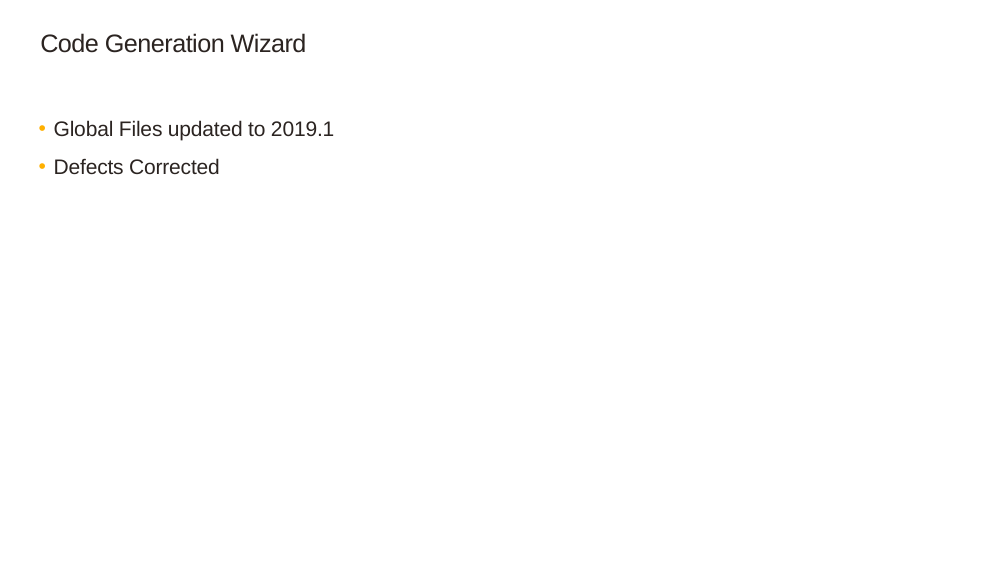
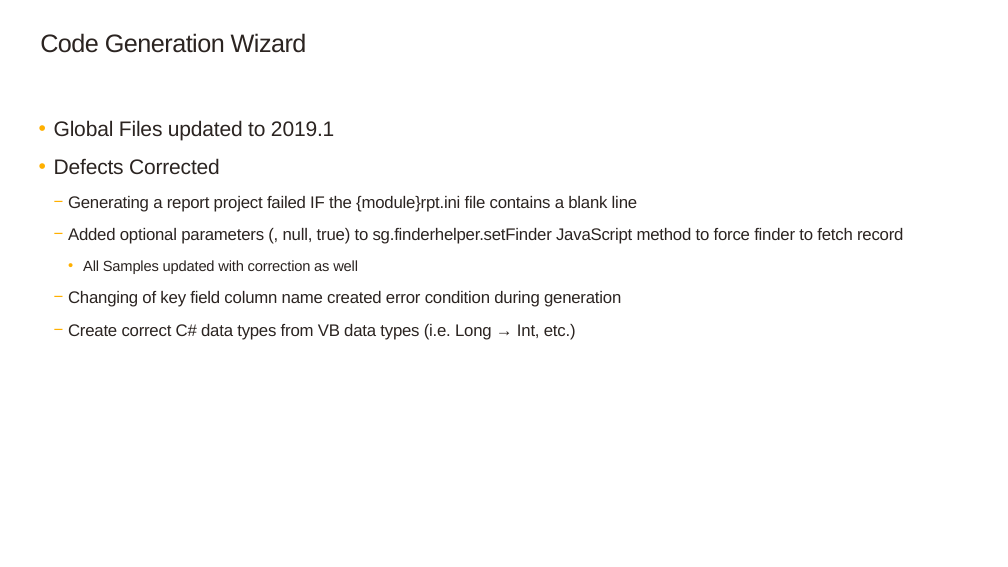
Before and after one commit to SageNADev/Sage300-SDK, a slide deck: slide 4 of docs/presentations/Sage300SDK_20191WebSDKOverview.pptx. Drawn at 1008x567 pixels with LibreOffice and Linux fonts; fonts in the diff are those of the drawing; background and template pictures are left out. Boxes give left, top, right and bottom in pixels: in the first picture for what was removed or moved away, otherwise in the second. Text is boxed around its words. In the diff, an @@ line names an element or a change of style, - is before the commit and + after.

```diff
--- a/docs/presentations/Sage300SDK_20191WebSDKOverview.pptx
+++ b/docs/presentations/Sage300SDK_20191WebSDKOverview.pptx
@@ text at box(68, 196, 903, 340): paragraphs added @@
+    − Generating a report project failed IF the {module}rpt.ini file contains a blank line
+    − Added optional parameters (, null, true) to sg.finderhelper.setFinder JavaScript method to force finder to fetch record
+      • All Samples updated with correction as well
+    − Changing of key field column name created error condition during generation
+    − Create correct C# data types from VB data types (i.e. Long → Int, etc.)
```
Also in this commit, not shown: 8 other slides changed.
